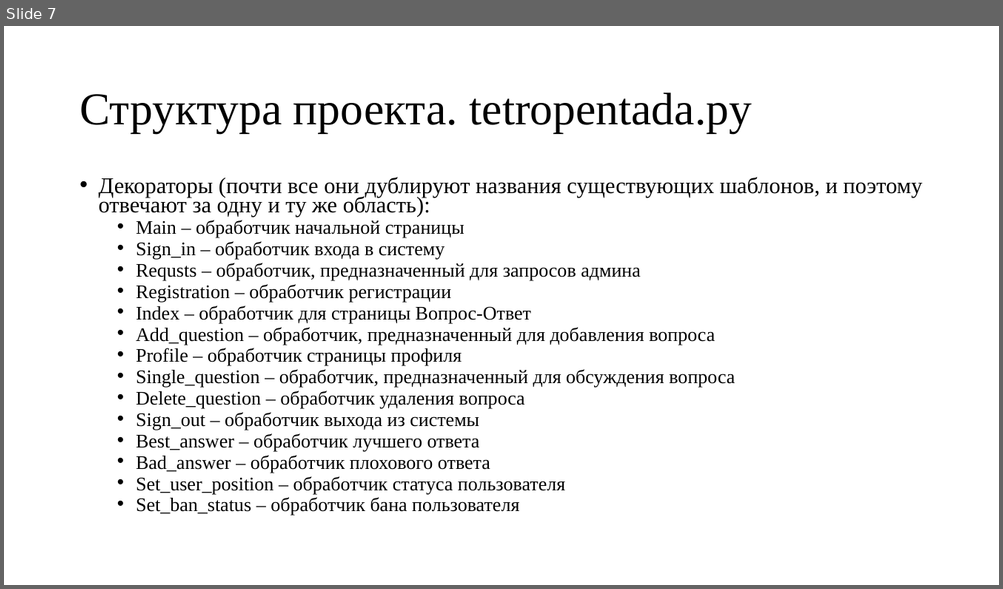
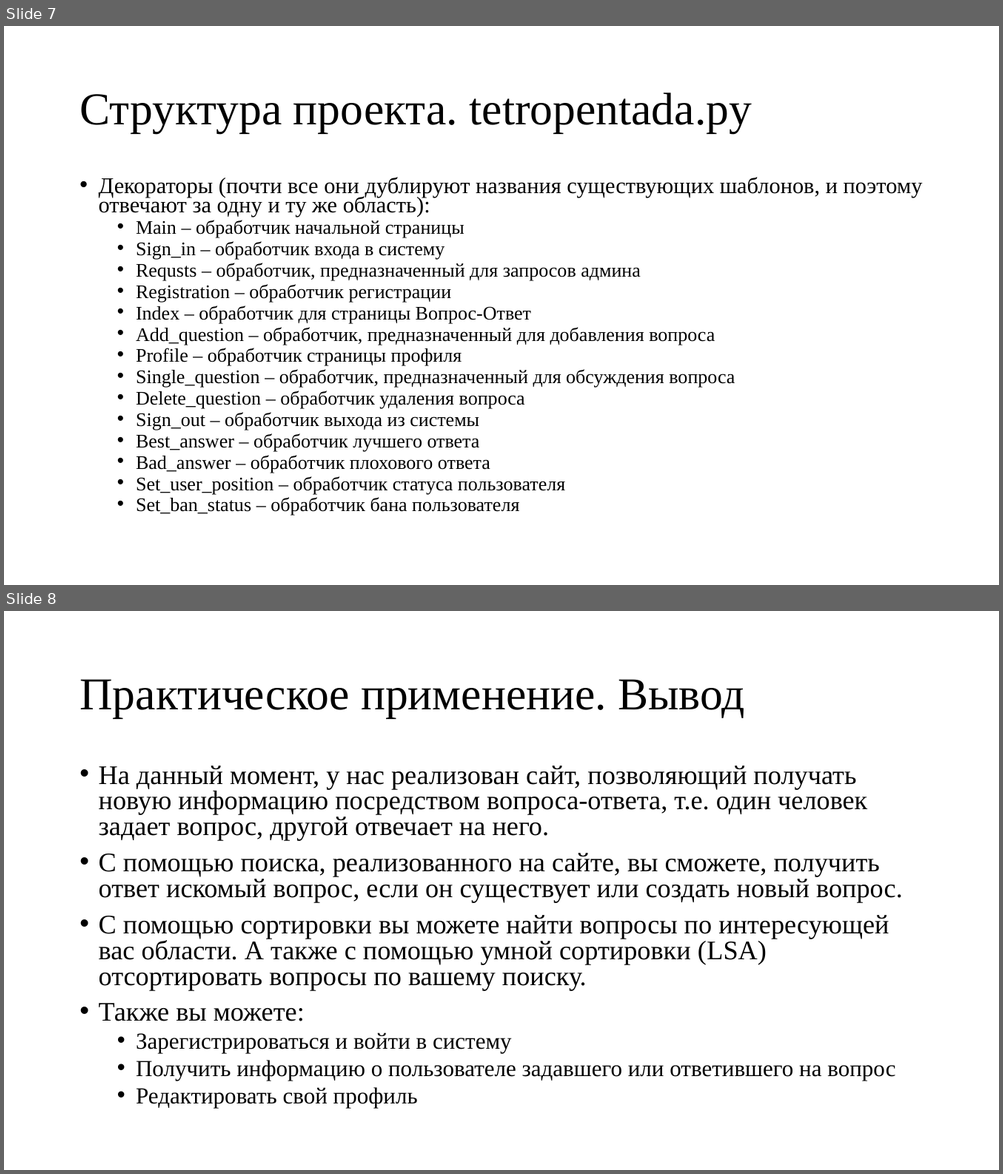
Before and after one commit to CicadaInc/tetropentada, a slide deck: Tetropentada.pptx. Shown one above the other, each under a label of ours: slide 7 before the commit, slides 7 and 8 after it. The pictures are 1003x589 and 1003x1174 pixels, drawn with LibreOffice and Linux fonts; fonts in the diff are those of the drawing. Boxes give left, top, right and bottom in pixels: in the first picture for what was removed or moved away, otherwise in the second. Text is boxed around its words. In the diff, an @@ line names an element or a change of style, - is before the commit and + after.

```diff
--- a/Tetropentada.pptx
+++ b/Tetropentada.pptx
@@ slide 8 added at <box>4,611,999,1170</box>, background #FFFFFF @@
@@ title added at <box>79,679,744,718</box>, 44 pt, text #000000 @@
+Практическое применение. Вывод
@@ text added at <box>99,766,902,1108</box>, 25.9 pt, text #000000 @@
+• На данный момент, у нас реализован сайт, позволяющий получать новую информацию посредством вопроса-ответа, т.е. один человек задает вопрос, другой отвечает на него.
+• С помощью поиска, реализованного на сайте, вы сможете, получить ответ искомый вопрос, если он существует или создать новый вопрос.
+• С помощью сортировки вы можете найти вопросы по интересующей вас области. А также с помощью умной сортировки (LSA) отсортировать вопросы по вашему поиску.
+• Также вы можете:
+  • Зарегистрироваться и войти в систему
+  • Получить информацию о пользователе задавшего или ответившего на вопрос
+  • Редактировать свой профиль
```
Also in this commit, not shown: 1 slide changed.
